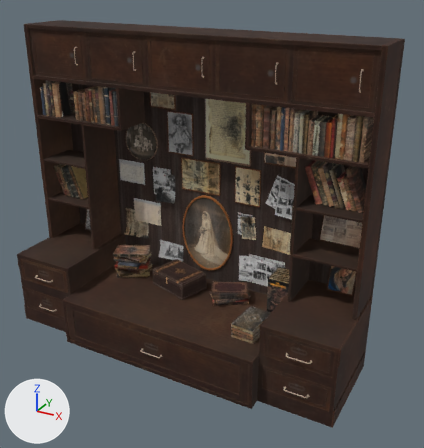
The glTF model assets_mess/modeles3D/book_shelf.glb: old version first, new version second.
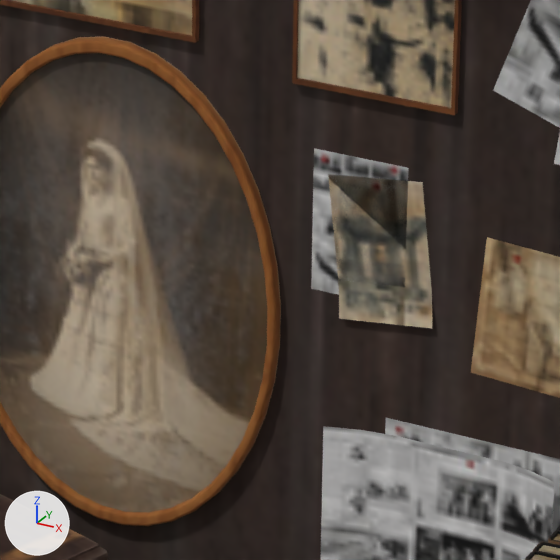
Each version is shown whole from a 50 mm lens placed at (2.06, -3.55, 2.81), pointed at (0.15, -0.09, 1.07), then close up on the part from 45% to 65% of the width and 42% to 62% of the height. The axes (+X, +Y, +Z) are drawn at lower left. The lights are the same throughout. The last two pictures show the newer version. Where no turn or scale is listed for an object, it has been applied to the vertices. Vertices at exactly the same position are counted once.

The first close-up shows 'XI_AR_Book_Shelf.Shape_AR_Book_Shelf_Mat_0', 'XI_AR_Book_Shelf.Shape_XI_AR_BS_Books_Mat_0'.
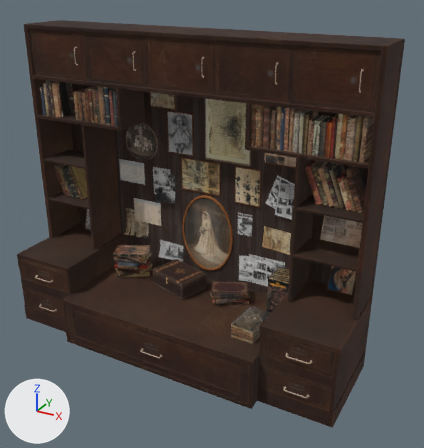
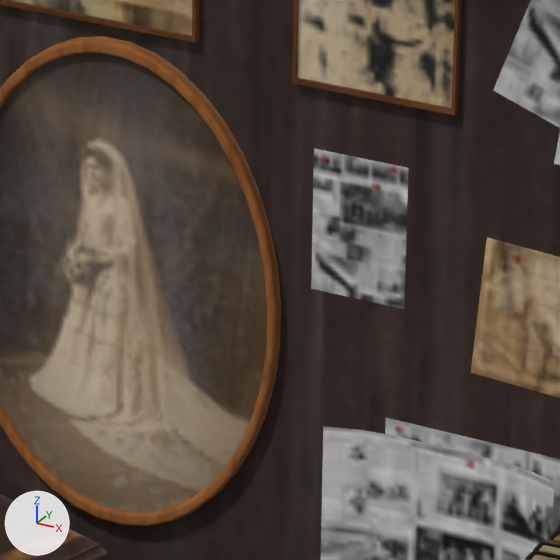
Location of each change, [x1, y1, x2, y2] in pixels of the close-ups (560 x 560 px):
part 1 of me_xi_ar_book_shelf_shape_xi_ar_bs_books_mat_0, deleted (brown): before [328, 174, 432, 328]

What changed in the scene script:
```text
Change me_xi_ar_book_shelf_shape_xi_ar_bs_books_mat_0:
    used by ob_xi_ar_book_shelf_shape_xi_ar_bs_books_mat_0; location = (0.0, 0.0, 0.0)
    remove me_xi_ar_book_shelf_shape_xi_ar_bs_books_mat_0.from_pydata(...)  # 5588 vertices, 10558 faces; spans x -1.43..1.24, y -0.41..0.26, z 0.39..1.99
    add me_xi_ar_book_shelf_shape_xi_ar_bs_books_mat_0.from_pydata(...)  # 5574 vertices, 10546 faces; spans x -1.43..1.24, y -0.41..0.26, z 0.39..1.99
    me_xi_ar_book_shelf_shape_xi_ar_bs_books_mat_0 part 1: the loose piece of 14 vertices spanning x 0.21..0.36, y 0.25..0.26, z 0.83..1.03 is deleted
```
